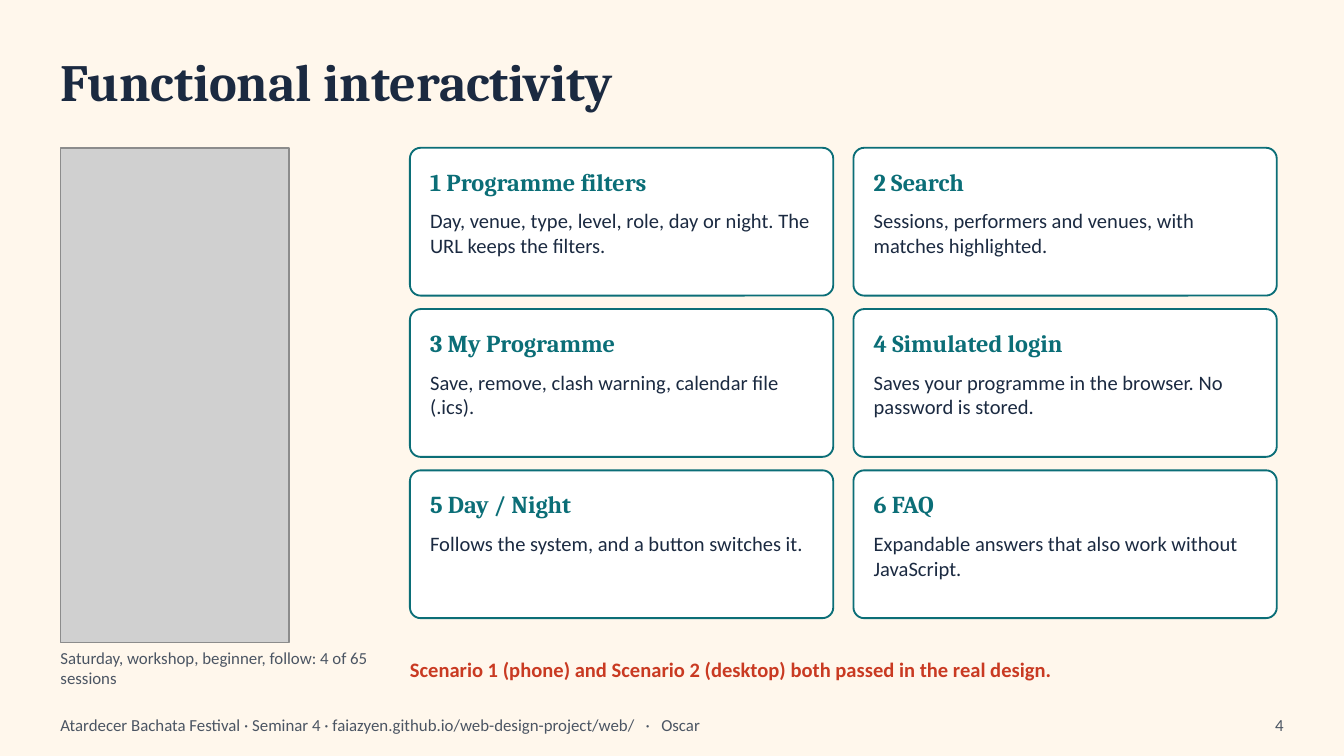
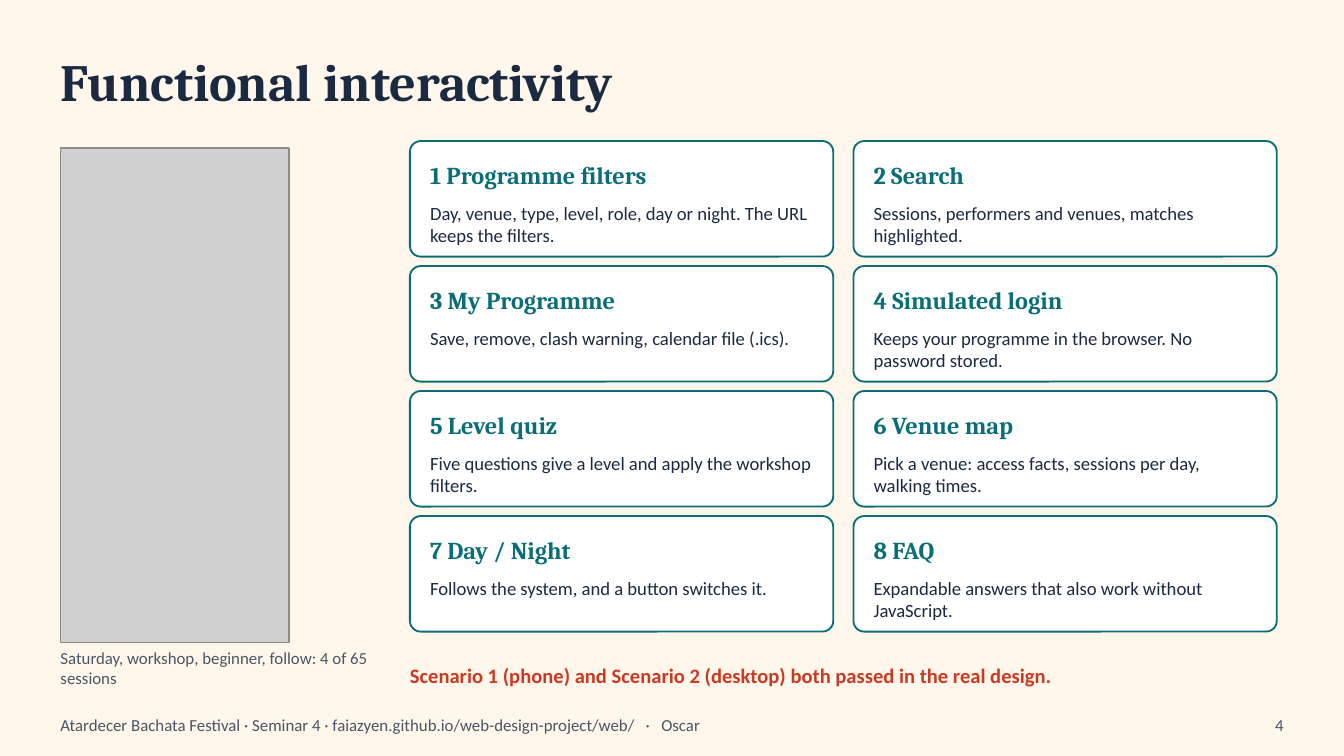
Before and after one commit to faiazyen/web-design-project, a slide deck: slide 4 of Seminar 4 Submission/presentation.pptx. Drawn at 1344x756 pixels with LibreOffice and Linux fonts; fonts in the diff are those of the drawing; grey boxes stand for pictures. Boxes give left, top, right and bottom in pixels: in the first picture for what was removed or moved away, otherwise in the second. Text is boxed around its words. In the diff, an @@ line names an element or a change of style, - is before the commit and + after.

```diff
--- a/Seminar 4 Submission/presentation.pptx
+++ b/Seminar 4 Submission/presentation.pptx
@@ rounded rectangle resized from (x1=410, y1=148, x2=833, y2=296) to (x1=410, y1=141, x2=833, y2=257) @@
@@ rounded rectangle resized from (x1=853, y1=148, x2=1277, y2=296) to (x1=853, y1=141, x2=1277, y2=257) @@
@@ text "1 Programme filters" moved from (x1=430, y1=173, x2=647, y2=197) to (x1=430, y1=166, x2=647, y2=190) @@
@@ text "2 Search" moved from (x1=874, y1=174, x2=964, y2=191) to (x1=874, y1=167, x2=964, y2=184) @@
@@ text at (x1=874, y1=207, x2=1194, y2=245): text changed; size 11 to 10 pt @@
-Sessions, performers and venues, with matches highlighted.
+Sessions, performers and venues, matches highlighted.
@@ rounded rectangle resized from (x1=410, y1=309, x2=833, y2=457) to (x1=410, y1=266, x2=833, y2=382) @@
@@ rounded rectangle resized from (x1=853, y1=309, x2=1277, y2=457) to (x1=853, y1=266, x2=1277, y2=382) @@
@@ text "3 My Programme" moved from (x1=430, y1=335, x2=615, y2=358) to (x1=430, y1=292, x2=615, y2=315) @@
@@ text "4 Simulated login" moved from (x1=874, y1=335, x2=1063, y2=358) to (x1=874, y1=292, x2=1063, y2=315) @@
@@ text "Save, remove, clash warning, calendar ..." moved from (x1=430, y1=375, x2=778, y2=417) to (x1=430, y1=331, x2=789, y2=348) @@
@@ text at (x1=874, y1=332, x2=1192, y2=370): text changed; size 11 to 10 pt @@
-Saves your programme in the browser. No password is stored.
+Keeps your programme in the browser. No password stored.
@@ rounded rectangle resized from (x1=410, y1=470, x2=833, y2=618) to (x1=410, y1=391, x2=833, y2=507) @@
@@ text at (x1=430, y1=417, x2=557, y2=439): text changed @@
-5 Day / Night
+5 Level quiz
@@ proportions changed in 6 elements at (x1=410, y1=141, x2=833, y2=257), (x1=853, y1=141, x2=1277, y2=257), (x1=410, y1=266, x2=833, y2=382), (x1=853, y1=266, x2=1277, y2=382), (x1=410, y1=391, x2=833, y2=507), (x1=853, y1=391, x2=1277, y2=507) @@
@@ rounded rectangle resized from (x1=853, y1=470, x2=1277, y2=618) to (x1=853, y1=391, x2=1277, y2=507) @@
@@ text at (x1=874, y1=417, x2=1013, y2=439): text changed @@
-6 FAQ
+6 Venue map
@@ text added at (x1=430, y1=457, x2=810, y2=492), 10 pt, text #1B2A41 @@
+Five questions give a level and apply the workshop filters.
@@ text added at (x1=874, y1=457, x2=1200, y2=495), 10 pt, text #1B2A41 @@
+Pick a venue: access facts, sessions per day, walking times.
@@ rounded rectangle added at (x1=410, y1=516, x2=833, y2=632), fill #FFFFFF, outline #0B6E77 1 pt @@
@@ rounded rectangle added at (x1=853, y1=516, x2=1277, y2=632), fill #FFFFFF, outline #0B6E77 1 pt @@
@@ text added at (x1=430, y1=542, x2=571, y2=565), 13 pt, text #0B6E77, bold @@
+7 Day / Night
@@ text added at (x1=874, y1=542, x2=934, y2=563), 13 pt, text #0B6E77, bold @@
+8 FAQ
@@ text "Follows the system, and a ..." moved from (x1=430, y1=536, x2=803, y2=555) to (x1=430, y1=582, x2=767, y2=598) @@
@@ size 11 to 10 pt in 4 elements at (x1=430, y1=207, x2=807, y2=245), (x1=430, y1=331, x2=789, y2=348), (x1=430, y1=582, x2=767, y2=598), (x1=874, y1=582, x2=1202, y2=620) @@
@@ text "Expandable answers that also work ..." moved from (x1=874, y1=536, x2=1237, y2=580) to (x1=874, y1=582, x2=1202, y2=620) @@
@@ text "Scenario 1 (phone) and Scenario ..." moved from (x1=410, y1=662, x2=1051, y2=681) to (x1=410, y1=668, x2=1051, y2=687) @@
```
Also in this commit, not shown: 2 other slides changed, 23 other files.
